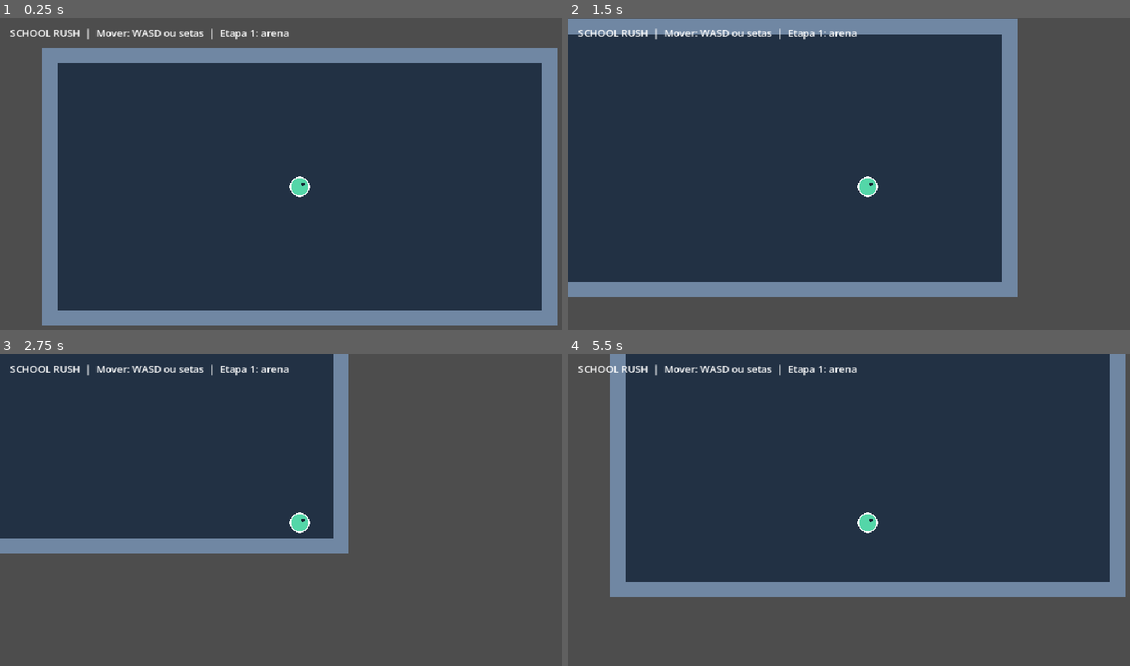
Above: before the commit, frames 1-4 (two rows, left to right).
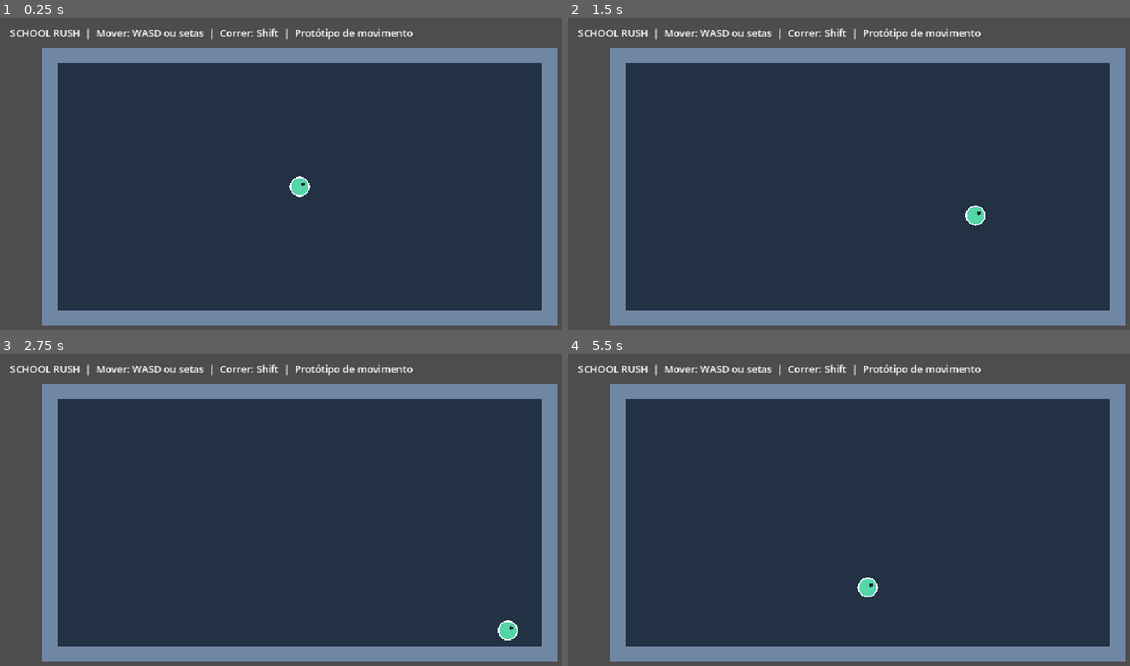
Above: after the commit, the same moments.

Repository: Igh0r/ProjectSchoolRush
Game: Godot game, scene res://main.tscn
Same seed, same stepped clock (60 frames per second), same inputs: the game is played once before the commit and once after it.
Inputs:
- Up to frame 1 (0.25 s): no input
- Up to frame 2 (1.5 s): tap Enter at 0.5 s; hold D (move_right) 0.53-1.28 s; tap Shift (sprint, bound only after the commit) at 0.6, 1.35 s; hold S (move_down) from 1.28 s (still down)
- Up to frame 3 (2.75 s): release S (move_down) at 2.03 s; hold D (move_right) from 2.03 s (still down); tap Shift (sprint, bound only after the commit) at 2.1 s
- Up to frame 4 (5.5 s): release D (move_right) at 2.78 s; hold W (move_up) 2.78-3.53 s; tap Shift (sprint, bound only after the commit) every 0.75 s from 2.85 to 5.1 s; hold A (move_left) 3.53-5.03 s; hold S (move_down) from 5.03 s (still down)

The runs differ from the first frame. In frame 1, 0.5% of the frame differs, in the area x 39-74%, y 3-7%; in frame 2, 48%; in frame 3, 69%, in the area x 0-100%, y 0-99%; in frame 4, 36%.

Commit message:
docs: define MVP scope and execution milestones

Diff:
--- a/project.godot
+++ b/project.godot
@@ -1,16 +1,30 @@
+; Engine configuration file.
+; It's best edited using the editor UI and not directly,
+; since the parameters that go here are not all obvious.
+;
+; Format:
+;   [section] ; section goes between []
+;   param=value ; assign values to parameters
+
 config_version=5
 
+[animation]
+
+compatibility/default_parent_skeleton_in_mesh_instance_3d=true
+
 [application]
+
 config/name="School Rush"
 run/main_scene="res://main.tscn"
-config/features=PackedStringArray("4.3", "GL Compatibility")
+config/features=PackedStringArray("4.7", "GL Compatibility")
 
 [display]
+
 window/size/viewport_width=960
 window/size/viewport_height=540
 window/stretch/mode="canvas_items"
 
 [rendering]
+
 renderer/rendering_method="gl_compatibility"
 renderer/rendering_method.mobile="gl_compatibility"
-textures/default_filters/use_nearest_mipmap_filter=false
--- a/scenes/player/player.tscn
+++ b/scenes/player/player.tscn
@@ -12,6 +12,3 @@
 
 [node name="CollisionShape2D" type="CollisionShape2D" parent="."]
 shape = SubResource("CircleShape2D_player")
-
-[node name="Camera2D" type="Camera2D" parent="."]
-enabled = true
--- a/scripts/player/player.gd
+++ b/scripts/player/player.gd
@@ -3,14 +3,14 @@
 @export var speed: float = 230.0
 
 func _ready() -> void:
-    queue_redraw()
+	queue_redraw()
 
 func _physics_process(_delta: float) -> void:
-    var direction: Vector2 = Input.get_vector("move_left", "move_right", "move_up", "move_down")
-    velocity = direction * speed
-    move_and_slide()
+	var direction: Vector2 = Input.get_vector("move_left", "move_right", "move_up", "move_down")
+	velocity = direction * speed
+	move_and_slide()
 
 func _draw() -> void:
-    draw_circle(Vector2.ZERO, 15.0, Color("54d6a8"))
-    draw_arc(Vector2.ZERO, 15.0, 0.0, TAU, 36, Color("ffffff"), 2.0)
-    draw_circle(Vector2(5, -4), 3.0, Color("152632"))
+	draw_circle(Vector2.ZERO, 15.0, Color("54d6a8"))
+	draw_arc(Vector2.ZERO, 15.0, 0.0, TAU, 36, Color("ffffff"), 2.0)
+	draw_circle(Vector2(5, -4), 3.0, Color("152632"))
--- a/scripts/systems/main.gd
+++ b/scripts/systems/main.gd
@@ -7,6 +7,9 @@
 func _ready() -> void:
     _register_controls()
     _create_arena()
+    var camera := Camera2D.new()
+    camera.position = ARENA_SIZE / 2.0
+    add_child(camera)
     var player := PLAYER_SCENE.instantiate() as CharacterBody2D
     player.position = ARENA_SIZE / 2.0
     add_child(player)
@@ -18,6 +21,7 @@
         "move_right": [KEY_D, KEY_RIGHT],
         "move_up": [KEY_W, KEY_UP],
         "move_down": [KEY_S, KEY_DOWN],
+        "sprint": [KEY_SHIFT],
     }
     for action in bindings:
         if not InputMap.has_action(action):
@@ -25,7 +29,8 @@
         for keycode in bindings[action]:
             var event := InputEventKey.new()
             event.physical_keycode = keycode
-            InputMap.action_add_event(action, event)
+            if not InputMap.action_has_event(action, event):
+                InputMap.action_add_event(action, event)
 
 func _create_arena() -> void:
     var floor := Polygon2D.new()
@@ -63,5 +68,5 @@
     add_child(ui)
     var label := Label.new()
     label.position = Vector2(16, 12)
-    label.text = "SCHOOL RUSH  |  Mover: WASD ou setas  |  Etapa 1: arena"
+    label.text = "SCHOOL RUSH  |  Mover: WASD ou setas  |  Correr: Shift  |  Protótipo de movimento"
     ui.add_child(label)
Not shown, added: scripts/player/player.gd.uid
Not shown, added: scripts/systems/main.gd.uid
Not shown, added: GDD_School_Rush.md
Not shown, added: PLANO_MVP.md
